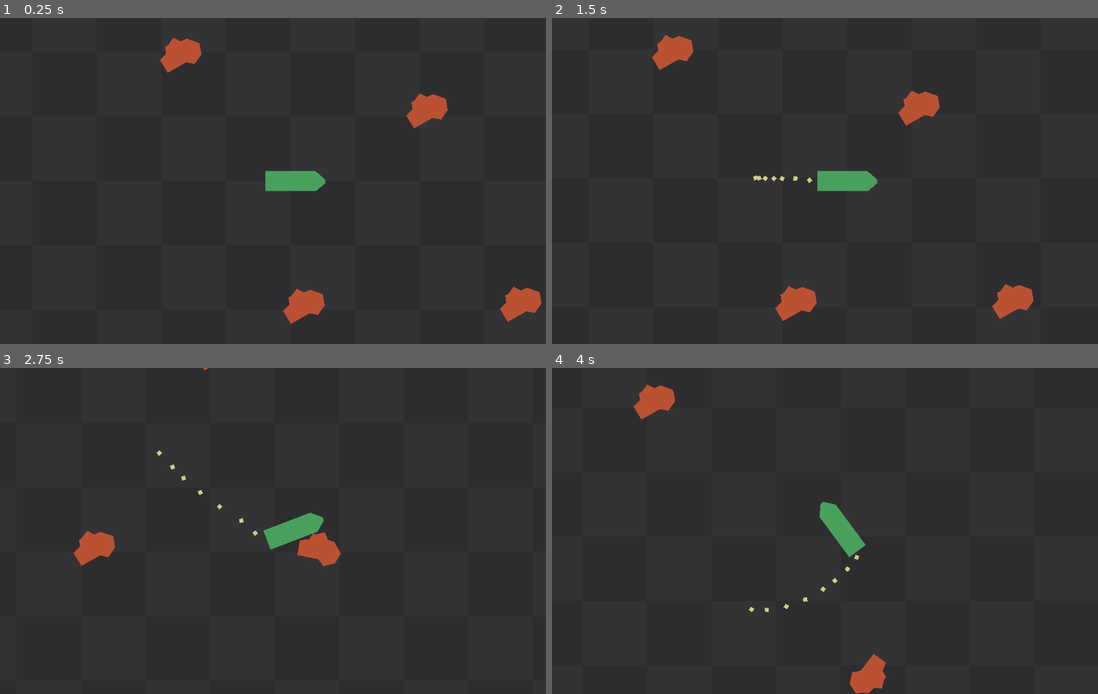
Above: before the commit, frames 1-4 (two rows, left to right).
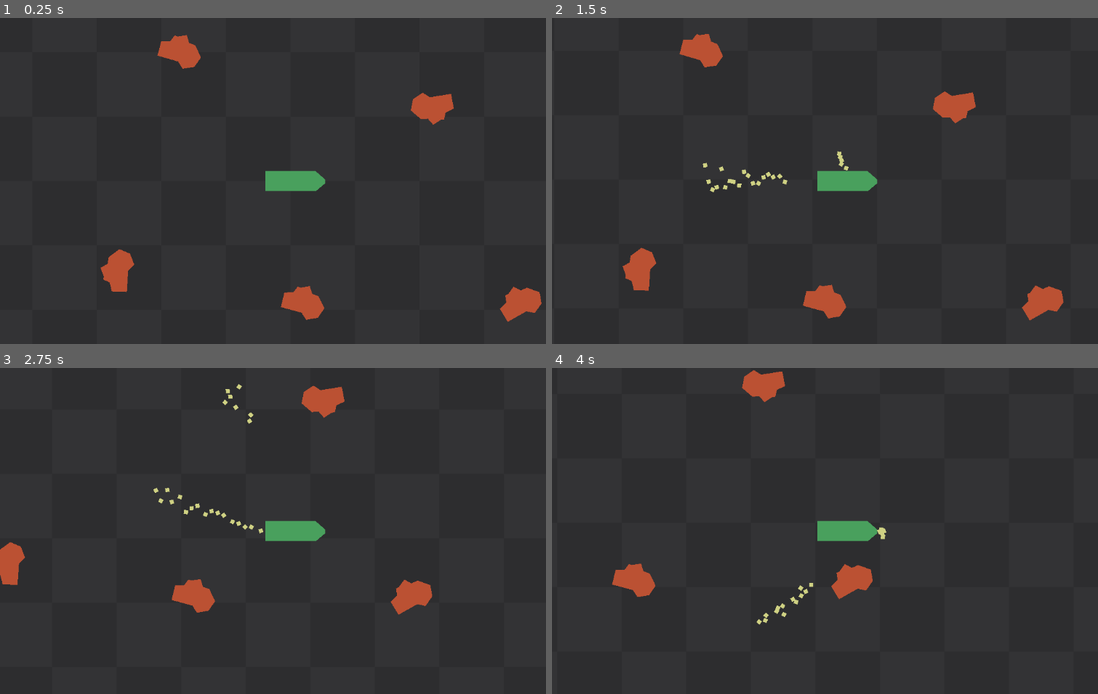
Above: after the commit, the same moments.

Repository: KevinStirling/flip_n_burn
Game: Godot game, scene res://scenes/Test.tscn
The game is run twice, just before and just after one commit, with the same random seed, the same clock (stepped at 60 frames per second) and the same inputs. The project has no main scene, so this scene is started directly.
Inputs:
- Up to frame 1 (0.25 s): no input
- Up to frame 2 (1.5 s): tap Enter at 0.5 s; hold D (right) 0.53-1.28 s; hold S (down) from 1.28 s (still down)
- Up to frame 3 (2.75 s): release S (down) at 2.03 s; hold D (right) from 2.03 s (still down)
- Up to frame 4 (4 s): release D (right) at 2.78 s; hold W (up) 2.78-3.53 s; hold A (left) from 3.53 s (still down)

The runs differ from the first frame. In frame 1, 1.3% of the frame differs, in the area x 18-84%, y 5-94%; in frame 2, 4.4%, in the area x 12-94%, y 4-93%; in frame 3, 3.7%; in frame 4, 3.6%.

Commit message:
feat: adds proper translate and rcs thrusters

Diff:
--- a/scenes/Test.tscn
+++ b/scenes/Test.tscn
@@ -4,7 +4,7 @@
 [ext_resource type="Texture2D" uid="uid://dvrtyjogwr2k0" path="res://assets/texture_08.png" id="2_qca6q"]
 [ext_resource type="Script" uid="uid://dy0mbu1cu1oqa" path="res://scripts/background.gd" id="3_2loec"]
 [ext_resource type="Script" uid="uid://bh3b6eyb4rpch" path="res://scripts/ship.gd" id="4_jbd4l"]
-[ext_resource type="PackedScene" uid="uid://retre43571y6" path="res://scenes/Trail.tscn" id="5_fu3ou"]
+[ext_resource type="PackedScene" uid="uid://retre43571y6" path="res://scenes/Thruster.tscn" id="5_fu3ou"]
 [ext_resource type="PackedScene" uid="uid://c0kvucpgu4wqk" path="res://scenes/Rock.tscn" id="6_bhwsq"]
 
 [sub_resource type="ShaderMaterial" id="ShaderMaterial_8uh7m"]
@@ -33,11 +33,6 @@
 gravity_scale = 0.0
 script = ExtResource("4_jbd4l")
 
-[node name="Trail" parent="Ship" unique_id=883760882 instance=ExtResource("5_fu3ou")]
-unique_name_in_owner = true
-position = Vector2(-110, 2)
-emitting = false
-
 [node name="CollisionPolygon2D" type="CollisionPolygon2D" parent="Ship" unique_id=108488220]
 polygon = PackedVector2Array(-100, -40, 99, -40, 139, -4, 139, 8, 100, 41, -100, 41)
 
@@ -48,14 +43,56 @@
 [node name="Camera2D" type="Camera2D" parent="Ship" unique_id=1988834930]
 zoom = Vector2(0.5, 0.5)
 
+[node name="T_rear" parent="Ship" unique_id=883760882 instance=ExtResource("5_fu3ou")]
+position = Vector2(-107, -1)
+rotation = 3.1415927
+
+[node name="T_front" parent="Ship" unique_id=772614042 instance=ExtResource("5_fu3ou")]
+position = Vector2(141, 2)
+
+[node name="T_top" parent="Ship" unique_id=1641734873 instance=ExtResource("5_fu3ou")]
+position = Vector2(13, -41)
+rotation = -1.5707964
+
+[node name="T_bottom" parent="Ship" unique_id=655448747 instance=ExtResource("5_fu3ou")]
+position = Vector2(11, 43)
+rotation = 1.5707964
+
+[node name="RCS_nose_cw" parent="Ship" unique_id=626671800 instance=ExtResource("5_fu3ou")]
+position = Vector2(90, -41)
+rotation = -1.5707964
+role = 1
+
+[node name="RCS_tail_cw" parent="Ship" unique_id=66406375 instance=ExtResource("5_fu3ou")]
+position = Vector2(-63, 40)
+rotation = 1.5707964
+role = 1
+
+[node name="RCS_tail_ccw" parent="Ship" unique_id=1613530035 instance=ExtResource("5_fu3ou")]
+position = Vector2(-61, -39)
+rotation = -1.5707964
+role = 1
+
+[node name="RCS_nose_ccw" parent="Ship" unique_id=1857456292 instance=ExtResource("5_fu3ou")]
+position = Vector2(90, 42)
+rotation = 1.5707964
+role = 1
+
 [node name="Rock" parent="." unique_id=251278076 instance=ExtResource("6_bhwsq")]
 position = Vector2(551, -291)
+rotation = -2.7829535
 
 [node name="Rock2" parent="." unique_id=1397971560 instance=ExtResource("6_bhwsq")]
 position = Vector2(63, 486)
+rotation = 0.78023463
 
 [node name="Rock3" parent="." unique_id=511698142 instance=ExtResource("6_bhwsq")]
 position = Vector2(923, 478)
 
 [node name="Rock4" parent="." unique_id=841197311 instance=ExtResource("6_bhwsq")]
 position = Vector2(-426, -512)
+rotation = 0.7992653
+
+[node name="Rock5" parent="." unique_id=1692790062 instance=ExtResource("6_bhwsq")]
+position = Vector2(-684, 345)
+rotation = -0.98735976
--- a/scenes/Trail.tscn
+++ b/scenes/Thruster.tscn
@@ -1,4 +1,6 @@
 [gd_scene format=3 uid="uid://retre43571y6"]
+
+[ext_resource type="Script" uid="uid://dvpqmr4ppr1kg" path="res://scripts/thruster.gd" id="1_assad"]
 
 [sub_resource type="Gradient" id="Gradient_at0vl"]
 offsets = PackedFloat32Array(0)
@@ -10,13 +12,23 @@
 height = 16
 
 [sub_resource type="ParticleProcessMaterial" id="ParticleProcessMaterial_ocnln"]
-lifetime_randomness = 0.2
 particle_flag_disable_z = true
-angle_min = -145.4
-angle_max = 145.40001
-direction = Vector3(0, 0, 0)
-spread = 89.211
+angle_min = -374.19998
+angle_max = 441.30002
+direction = Vector3(5, 0, 0)
+spread = 10.0
+initial_velocity_min = 304.58
+initial_velocity_max = 304.58
+angular_velocity_min = -720.0
+angular_velocity_max = -677.29
+radial_velocity_min = -2.2351742e-05
+radial_velocity_max = 4.9999776
+linear_accel_min = 55.689995
+linear_accel_max = 73.649994
 
 [node name="Trail" type="GPUParticles2D" unique_id=772614042]
+emitting = false
+amount = 24
 texture = SubResource("GradientTexture2D_bk7jt")
 process_material = SubResource("ParticleProcessMaterial_ocnln")
+script = ExtResource("1_assad")
--- a/scripts/ship.gd
+++ b/scripts/ship.gd
@@ -2,25 +2,24 @@
 extends RigidBody2D
 
 @export var SPEED_LIMITTER: bool = false
-@export var BASE_THRUST: float = 10.0
-@export var BASE_TORQUE: float = 100.0
+@export var BASE_THRUST: float = 5.0
+@export var BASE_TORQUE: float = 150.0
 
 var thrust_mod: float = 0.0
 var torque_mod: float = 0.0
 var max_speed: float = 1000.0
 var forces_state
 var move_actions: Array[StringName] = [&"up", &"down", &"left", &"right", &"rot_left", &"rot_right"]
-
-@onready var trail: GPUParticles2D = %Trail
+var thrust_direction: Vector2 = Vector2.ZERO
+var spin_direction: float = 0.0
 
 
 func _process(delta: float) -> void:
-	# TODO add logic to determine which thrusters to enable based on the input directions
-	for action in move_actions:
-		if Input.is_action_pressed(action):
-			trail.emitting = true
-			return
-	trail.emitting = false
+	thrust_direction = Vector2(
+		Input.get_axis(&"left", &"right"),
+		Input.get_axis(&"up", &"down"),
+	).normalized()
+	spin_direction = Input.get_axis(&"rot_left", &"rot_right")
 
 
 func _physics_process(delta: float) -> void:
--- /dev/null
+++ b/scripts/thruster.gd
@@ -0,0 +1,50 @@
+class_name Thruster
+extends GPUParticles2D
+## Thrusters can be placed on the ship and manually rotated so the x direction
+## points in the direction of the exhaust. The emitting property will be automatically
+## toggled based on its rotation and the ship' thrust vector
+
+enum Role { TRANSLATION, ROTATION }
+
+@export var role: Role = Role.TRANSLATION
+@export_range(0.0, 1.0) var activation: float = 0.5
+
+var _ship: Ship
+var _exhuast: Vector2
+
+
+func _ready() -> void:
+	_ship = get_parent() as Ship
+	_exhuast = Vector2.RIGHT.rotated(rotation)
+	emitting = false
+
+
+func _process(delta: float) -> void:
+	if _ship == null:
+		return
+	emitting = _wants_translation() if role == Role.TRANSLATION else _wants_rotation()
+
+
+func _wants_translation() -> bool:
+	var want = _ship.thrust_direction
+	if want == Vector2.ZERO:
+		emitting = false
+		return false
+
+	# desired rotation based on the ship hull frame
+	var local_want: Vector2 = want.rotated(-_ship.global_rotation)
+
+	# this nodes local rotation is the exhaust direction. thruster pushes
+	# opposite of the exhuast direction, so we check if the want direction
+	# is opposite of the exhause direction.
+	return _exhuast.dot(-local_want) >= activation
+
+
+func _wants_rotation() -> bool:
+	var spin = _ship.spin_direction
+	if spin == 0.0:
+		return false
+
+	var arm = position - _ship.center_of_mass
+	# fancy math to determine the "level arm" from the center of mass
+	return signf(arm.cross(-_exhuast)) == signf(spin)
Not shown, added: scripts/thruster.gd.uid
Renamed: scenes/trail.gd -> scripts/trail.gd
Renamed: scenes/trail.gd.uid -> scripts/trail.gd.uid
